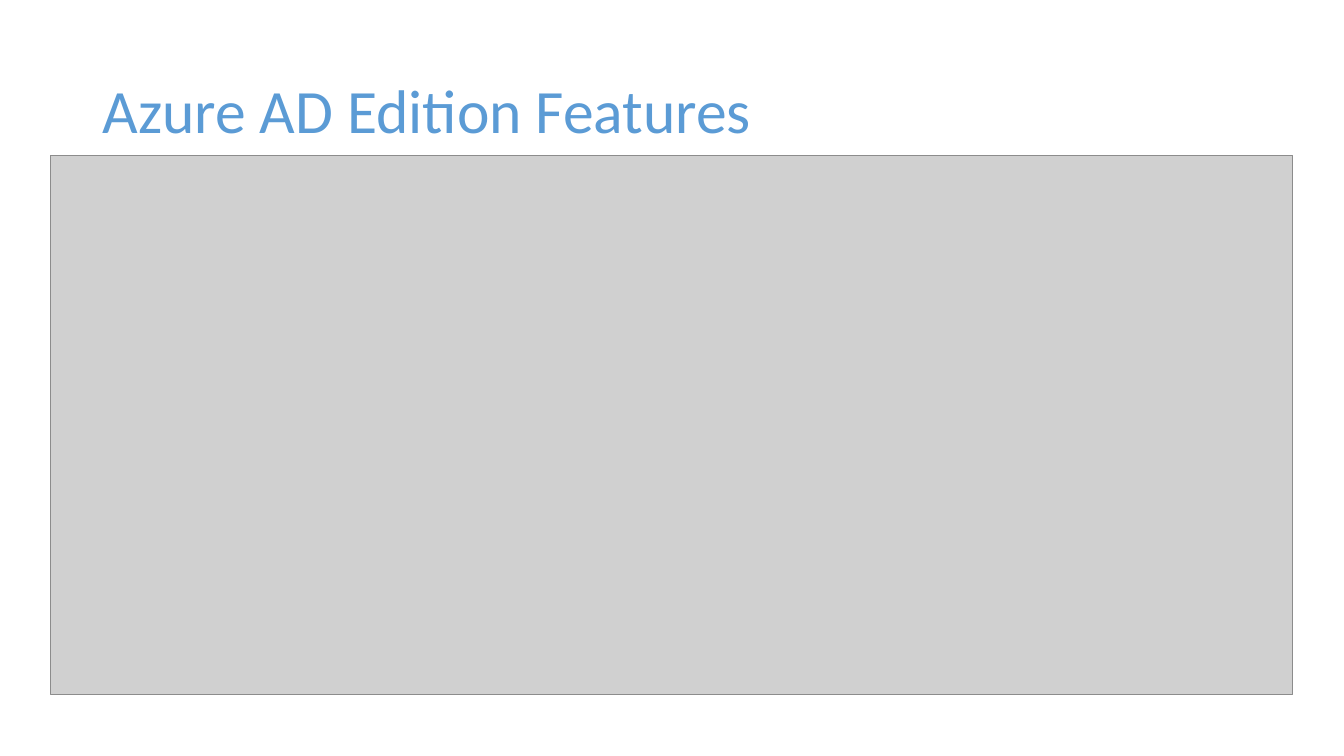
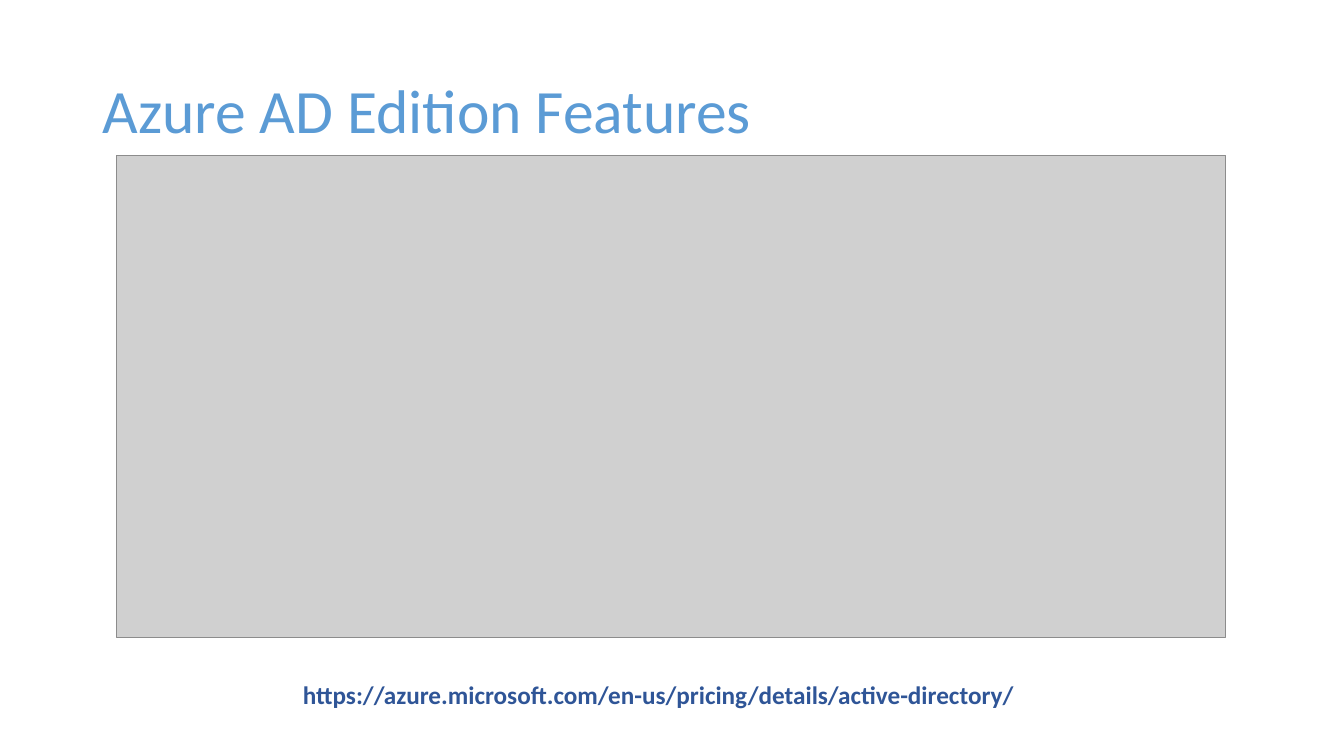
Before and after one commit to dstolts/70-534, a slide deck: slide 6 of Presentations/70-534-Combined-SecuritySlides.pptx. Drawn at 1344x756 pixels with LibreOffice and Linux fonts; fonts in the diff are those of the drawing; grey boxes stand for pictures. Boxes give left, top, right and bottom in pixels: in the first picture for what was removed or moved away, otherwise in the second. Text is boxed around its words. In the diff, an @@ line names an element or a change of style, - is before the commit and + after.

```diff
--- a/Presentations/70-534-Combined-SecuritySlides.pptx
+++ b/Presentations/70-534-Combined-SecuritySlides.pptx
@@ picture resized from (x1=51, y1=155, x2=1294, y2=695) to (x1=117, y1=155, x2=1226, y2=637) @@
@@ text added at (x1=303, y1=686, x2=1014, y2=709), 18 pt, text #2F5597, bold @@
+https://azure.microsoft.com/en-us/pricing/details/active-directory/
```
Also in this commit, not shown: 3 other slides changed, 1 slide added, 1 slide removed.
